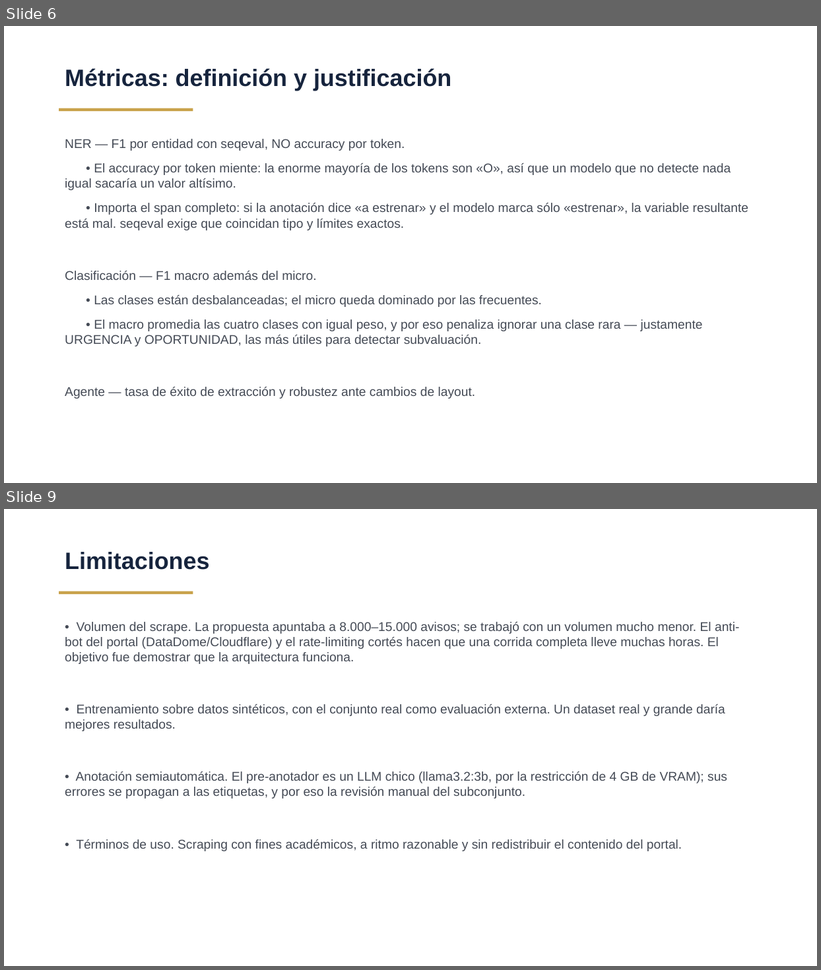
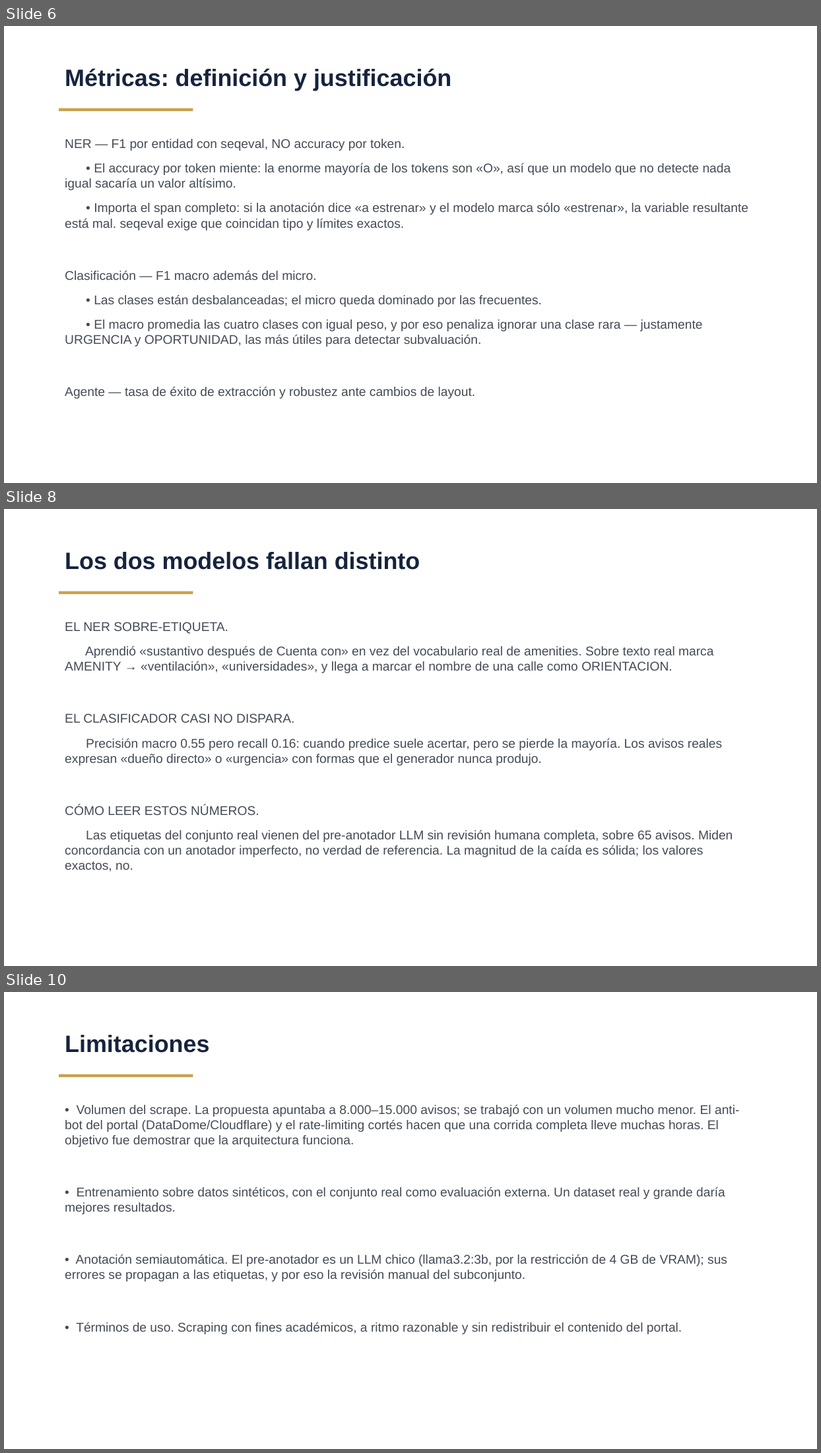
Before and after one commit to jvassarotto/agente-nlp-inmobiliario-caba, a slide deck: entregables/TP_Final_Deep_Learning_Vassarotto.pptx. Shown one above the other, each under a label of ours: slides 6 and 9 before the commit, slides 6, 8 and 10 after it; the slides between them are not shown. The pictures are 821x970 and 821x1453 pixels, drawn with LibreOffice and Linux fonts; fonts in the diff are those of the drawing. Boxes give left, top, right and bottom in pixels: in the first picture for what was removed or moved away, otherwise in the second. Text is boxed around its words. In the diff, an @@ line names an element or a change of style, - is before the commit and + after.

Commit message:
Evaluacion sobre datos reales, notebook ejecutado y presentacion
EL RESULTADO CENTRAL DEL TRABAJO: la brecha sintetico -> real

                            sintetico     real
  NER  (F1 micro, seqeval)      0.997    0.222
  CLS  (F1 macro)               0.971    0.176

Un F1 casi perfecto sobre datos sinteticos no mide que tan bueno es el modelo,
sino que tan facil es el test: los avisos se generan con plantillas y el modelo
aprende la plantilla en vez del concepto.

Los dos modelos fallan DISTINTO, y eso es informativo:
- El NER sobre-etiqueta: marca AMENITY en "ventilacion", "universidades", y un
  nombre de calle como ORIENTACION.
- El clasificador casi no dispara: precision macro 0.55 pero recall 0.16.

Caveat que se repite en todos lados: las etiquetas del conjunto real vienen del
pre-anotador LLM sin revision humana completa, sobre 105 avisos scrapeados y 65
anotados. La magnitud de la caida es solida; los valores exactos no.

Tambien en este commit:
- 105 avisos reales (80 Argenprop + 25 ZonaProp), unificados en real_caba.jsonl.
- Metrica del agente corregida: contaba los duplicados de corridas previas como
  fallos de extraccion. Ahora mide extraidos/detectados, y la deduplicacion se
  informa aparte.
- robustness.py descarta fixtures sin contenido parseable (las paginas de
  challenge del anti-bot responden 200 pero vacias).
- notebooks/demo.ipynb ejecutado: 13/13 celdas con outputs inline.
- entregables/: presentacion generada desde reports/, sin numeros escritos a mano.

Tests: 9/9.

```diff
--- a/entregables/TP_Final_Deep_Learning_Vassarotto.pptx
+++ b/entregables/TP_Final_Deep_Learning_Vassarotto.pptx
@@ slide 8 added at bbox=[4, 509, 817, 966], background #FFFFFF @@
@@ text added at bbox=[65, 552, 420, 570], 28 pt, text #16243D, bold @@
+Los dos modelos fallan distinto
@@ rectangle added at bbox=[59, 591, 193, 594], fill #C9A24B @@
@@ text added at bbox=[65, 622, 733, 872], 15 pt, text #444A55 @@
+EL NER SOBRE-ETIQUETA.
+Aprendió «sustantivo después de Cuenta con» en vez del vocabulario real de amenities. Sobre texto real marca AMENITY → «ventilación», «universidades», y llega a marcar el nombre de una calle como ORIENTACION.
+EL CLASIFICADOR CASI NO DISPARA.
+Precisión macro 0.55 pero recall 0.16: cuando predice suele acertar, pero se pierde la mayoría. Los avisos reales expresan «dueño directo» o «urgencia» con formas que el generador nunca produjo.
+CÓMO LEER ESTOS NÚMEROS.
+Las etiquetas del conjunto real vienen del pre-anotador LLM sin revisión humana completa, sobre 65 avisos. Miden concordancia con un anotador imperfecto, no verdad de referencia. La magnitud de la caída es sólida; los valores exactos, no.
@@ what was slide 9 is now slide 10 @@
```
Also in this commit, not shown: 1 slide changed, 1 other slide added, 1 slide removed, 16 other files.
